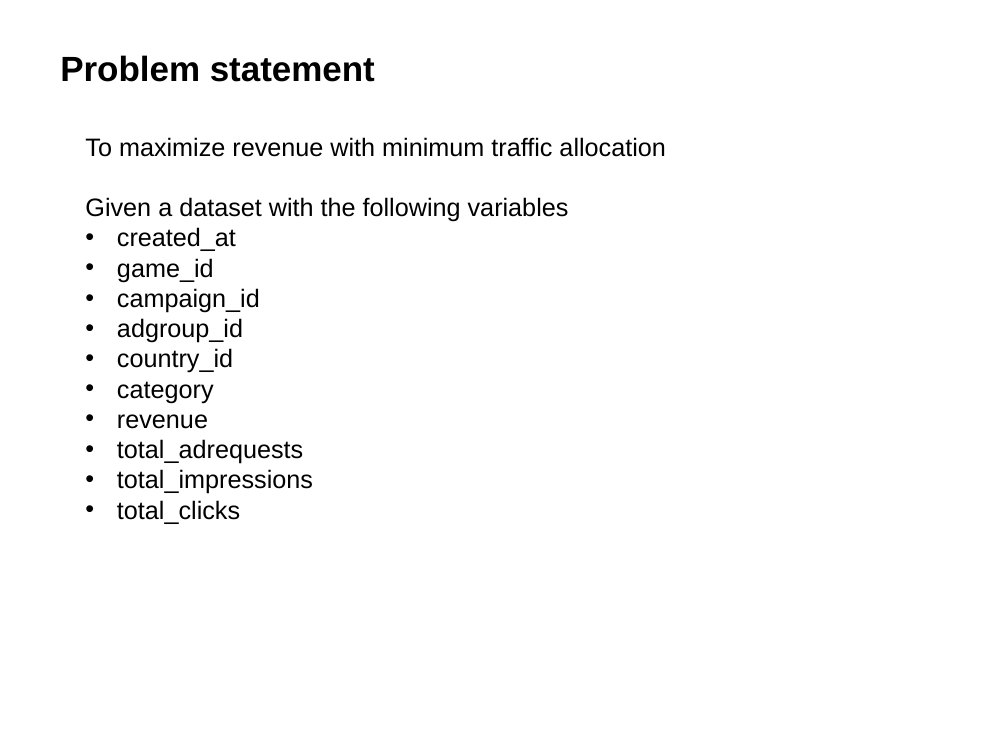
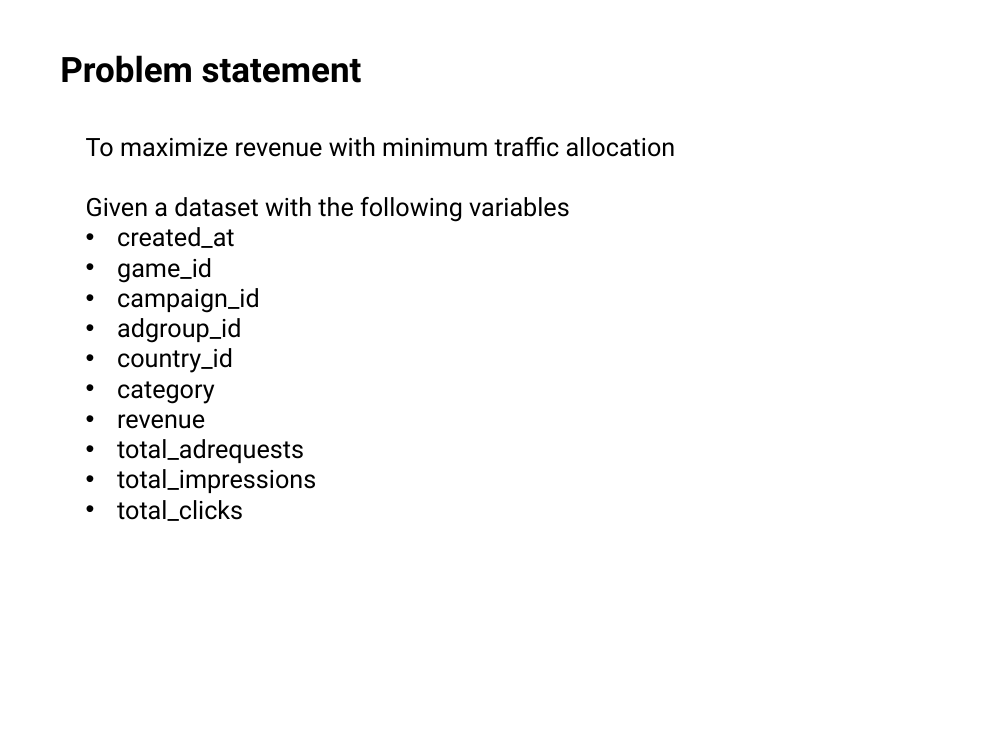
Before and after one commit to ppagarawal/GG, a slide deck: slide 2 of Data_Analysis.pptx. Drawn at 1008x756 pixels with LibreOffice and Linux fonts; fonts in the diff are those of the drawing. Boxes give left, top, right and bottom in pixels: in the first picture for what was removed or moved away, otherwise in the second. Text is boxed around its words. In the diff, an @@ line names an element or a change of style, - is before the commit and + after.

```diff
--- a/Data_Analysis.pptx
+++ b/Data_Analysis.pptx
@@ text "Problem statement" at (60,55,362,83): font Arial to Roboto @@
@@ text "To maximize revenue with minimum ..." at (86,137,676,521): font Arial to Roboto @@
```
Also in this commit, not shown: 8 other slides changed.
